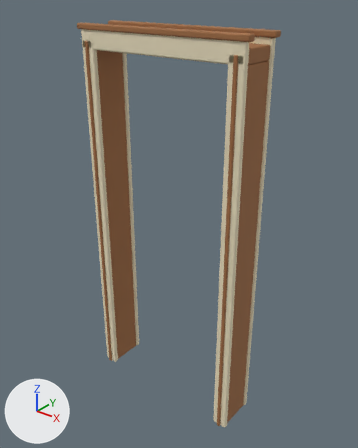
One commit to the Blender file art_source/environments/house/v07/door_frame.blend: the scene before it, then after it.
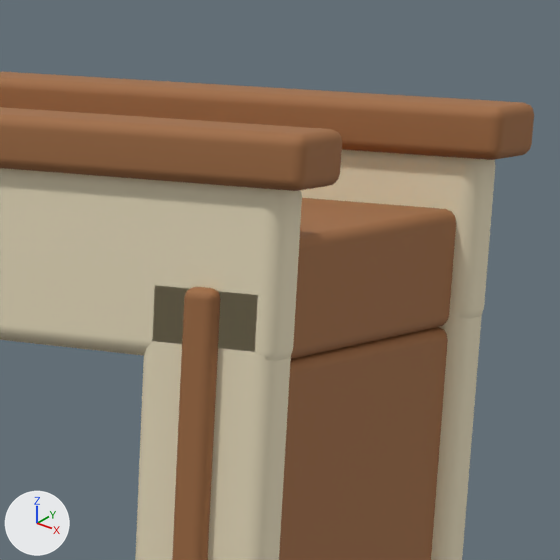
The first picture shows the older version from a 50 mm lens placed at (2.41, -2.31, 2.82), pointed at (0.52, 0.05, 1.35). The close-ups show the older and then the newer version on the part from 58% to 79% of the width and 4% to 21% of the height of that picture. Only the edits that show in the close-ups are written down. Arrows for +X, +Y and +Z are at lower left; the lights stay in place.

Objects in the first close-up: 'House07_door_frame'.
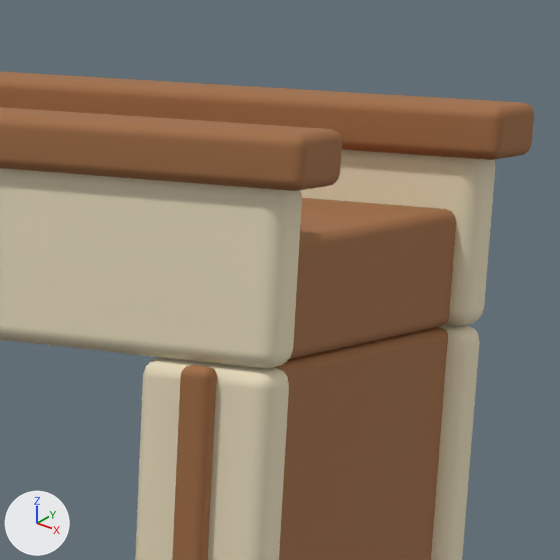
The edits, one by one:
me_cube_033 has 1440 vertices, 1470 faces and spans x -0.12..1.12, y -0.16..0.16, z 0.0..2.6.
me_cube_033 is used by ob_house07_door_frame; location (0.0, 0.0, 0.0).
me_cube_033 part 1: all 192 vertices in x 0.99..1.09, y -0.16..0.16, z 2.49..2.51 are moved by (0.0, 0.0, -0.05).

Boxes [x1, y1, x2, y2] around the edits, measured in the close-ups (560 x 560 px; the box of a moved part takes in the faces that stretch with it):
part 1 of me_cube_033, moved or reshaped
    before: [135, 285, 482, 560]
    after: [135, 325, 480, 560]
